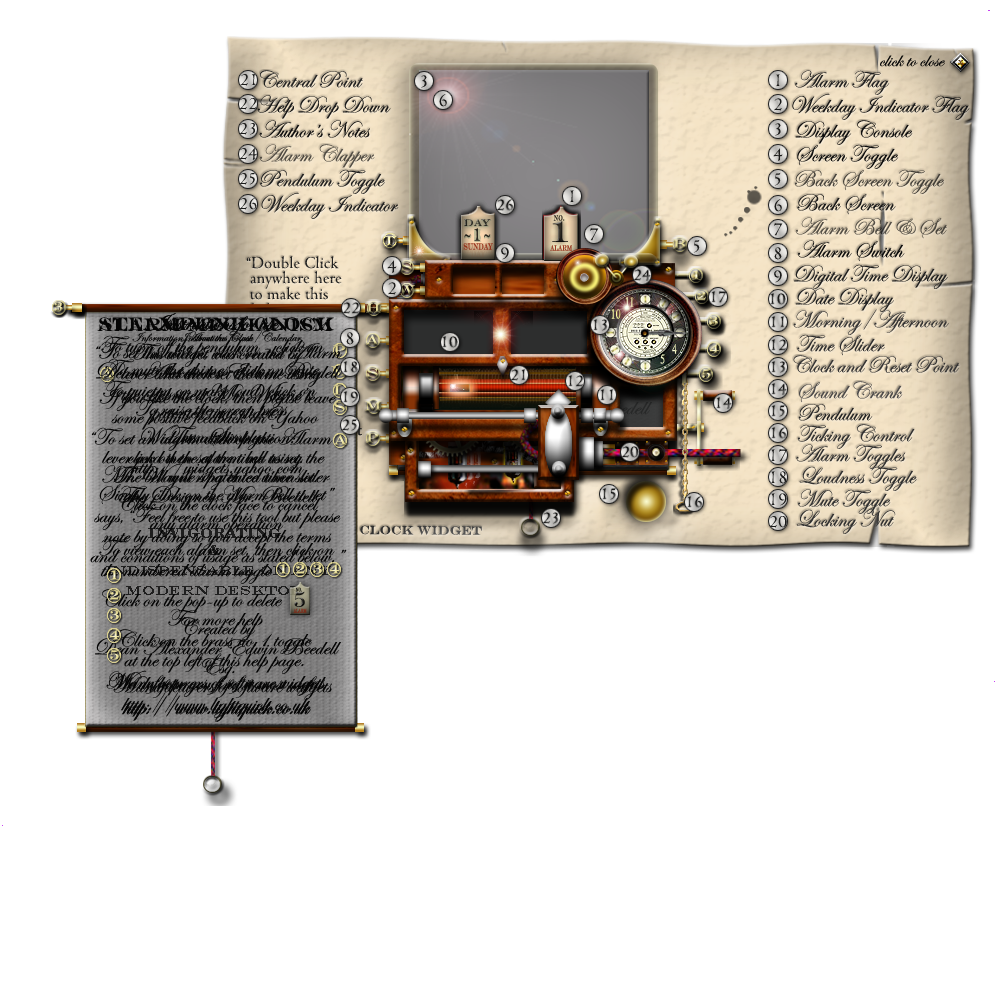
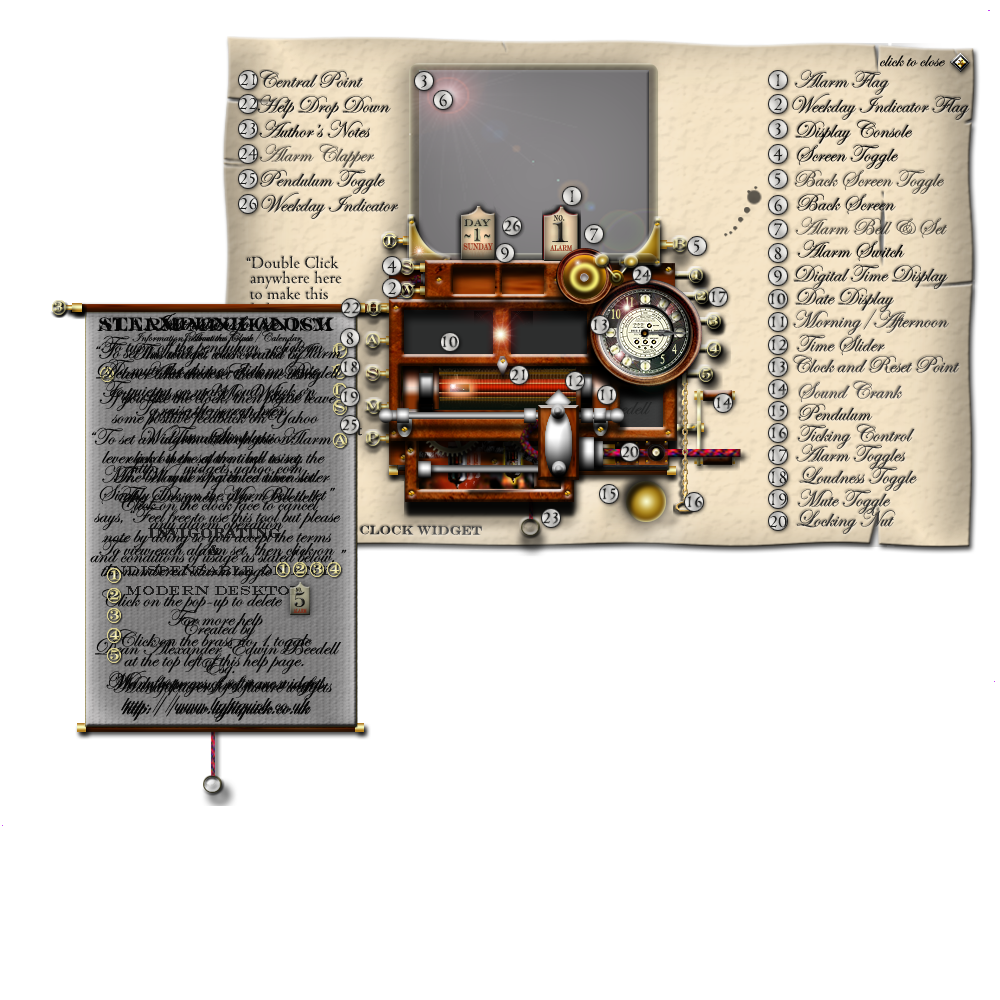
Comparing the layer stacks of the two w=1000, h=1000 images. Changes:
painted on "labellayer" over [494, 193, 525, 239]
